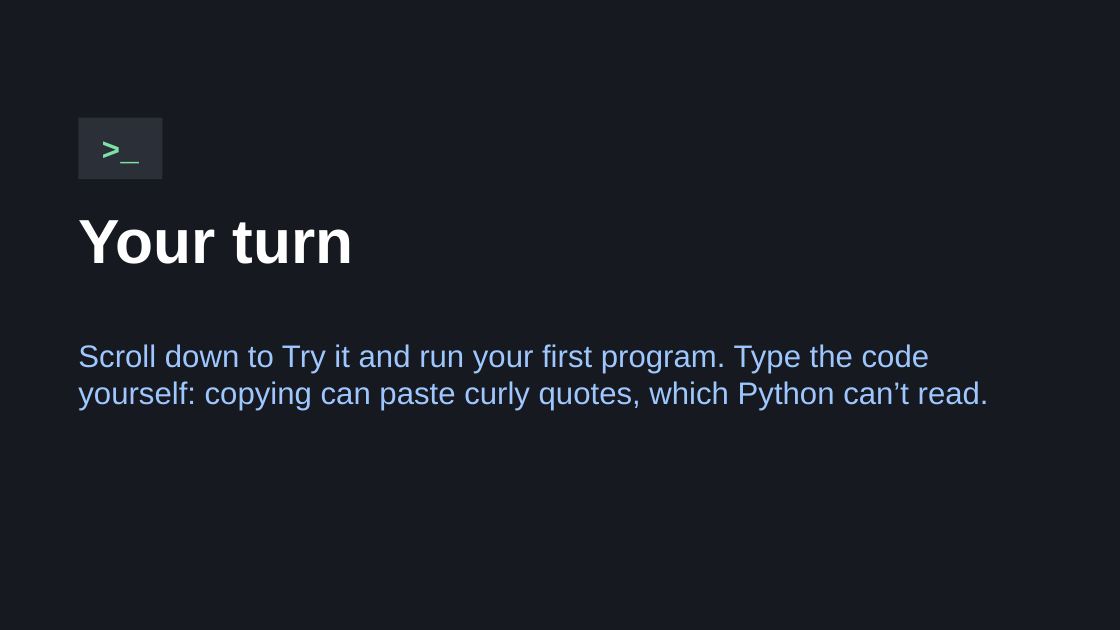
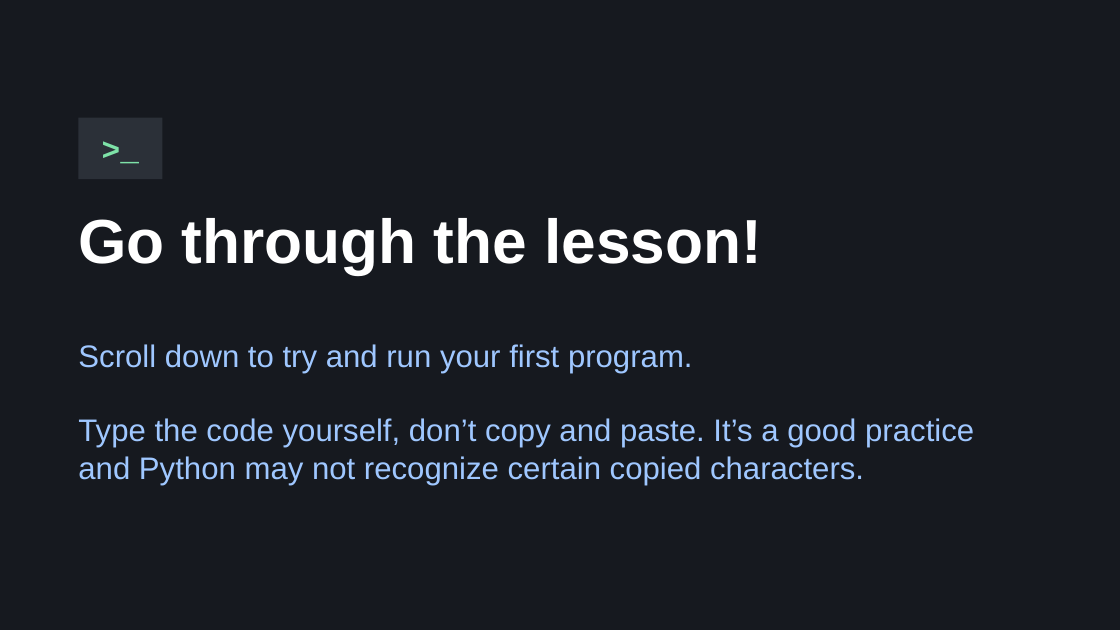
Before and after one commit to FrankD64/chatbot-lesson, a slide deck: slide 7 of assets/slides/Lesson1_Making_Computers_Talk.pptx. Drawn at 1120x630 pixels with LibreOffice and Linux fonts; fonts in the diff are those of the drawing. Boxes give left, top, right and bottom in pixels: in the first picture for what was removed or moved away, otherwise in the second. Text is boxed around its words. In the diff, an @@ line names an element or a change of style, - is before the commit and + after.

```diff
--- a/assets/slides/Lesson1_Making_Computers_Talk.pptx
+++ b/assets/slides/Lesson1_Making_Computers_Talk.pptx
@@ title at bbox=[78, 218, 762, 275]: text changed @@
-Your turn
+Go through the lesson!
@@ text at bbox=[78, 344, 974, 485]: text changed @@
-Scroll down to Try it and run your first program. Type the code yourself: copying can paste curly quotes, which Python can’t read.
+Scroll down to try and run your first program.
+Type the code yourself, don’t copy and paste. It’s a good practice and Python may not recognize certain copied characters.
```
Also in this commit, not shown: 6 other slides changed, 3 other files.
